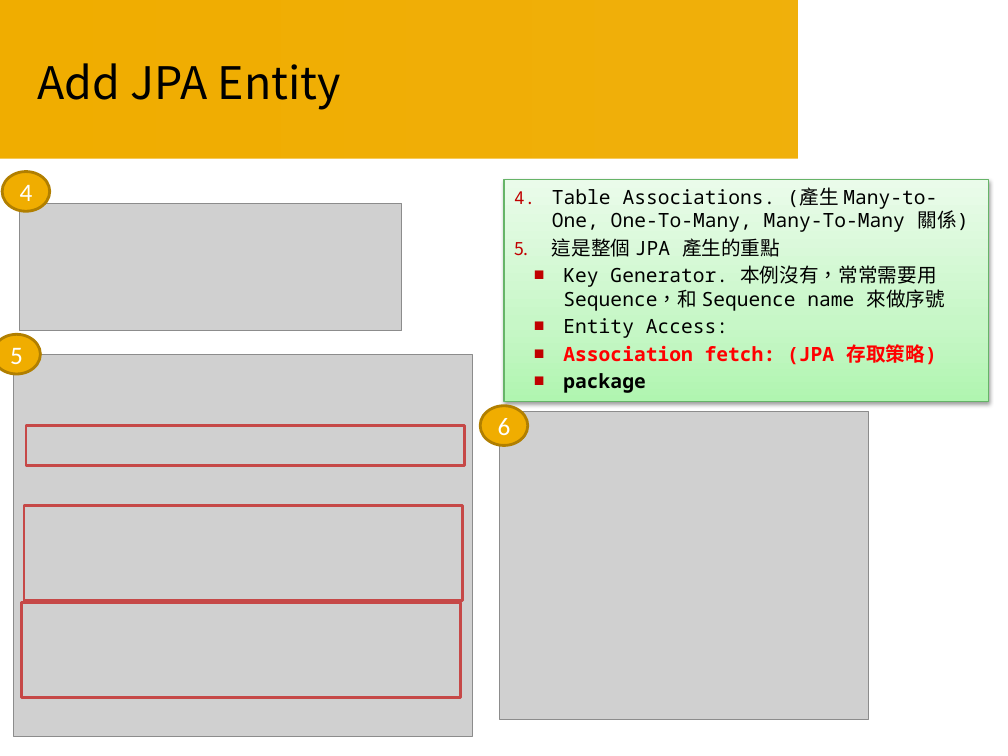
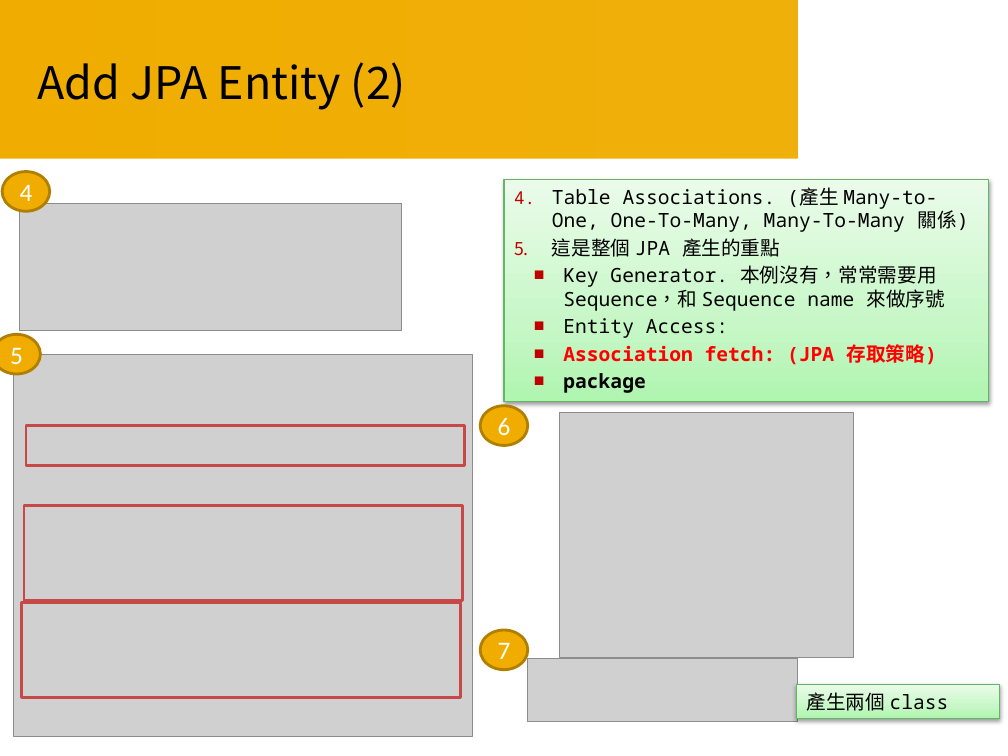
Before and after one commit to Smoker21/Course, a slide deck: slide 33 of Course05/Java Course 05.pptx. Drawn at 1008x756 pixels with LibreOffice and Linux fonts; fonts in the diff are those of the drawing; grey boxes stand for pictures; background and template pictures are left out. Boxes give left, top, right and bottom in pixels: in the first picture for what was removed or moved away, otherwise in the second. Text is boxed around its words. In the diff, an @@ line names an element or a change of style, - is before the commit and + after.

```diff
--- a/Course05/Java Course 05.pptx
+++ b/Course05/Java Course 05.pptx
@@ title at <box>38,62,406,110</box>: text changed @@
-Add JPA Entity
+Add JPA Entity (2)
@@ picture: place and size @@
-picture at <box>500,411,869,719</box>
+picture at <box>559,412,853,657</box>
@@ ellipse added at <box>480,630,527,669</box>, fill #F0AD00, outline #B28000 2 pt, 18 pt, text #FFFFFF @@
+7
@@ picture added at <box>528,659,798,722</box> @@
@@ rectangle added at <box>796,684,1000,719</box>, fill gradient #B0F6B1 to #C8F8C8 to #E9FDE9, outline #67B569 0.75 pt, 14 pt, text #000000 @@
+產生兩個 class
```
Also in this commit, not shown: 3 other slides changed, 6 slides added, 1 slide removed, 9 other files.
